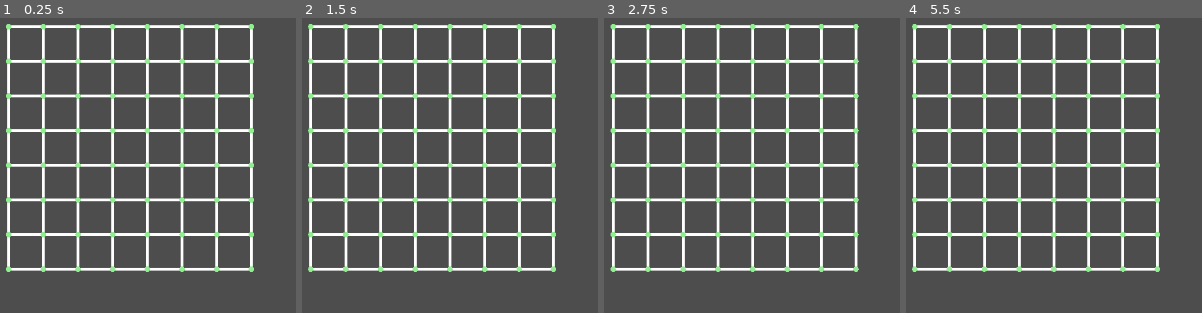
Above: before the commit, frames 1-4 (left to right).
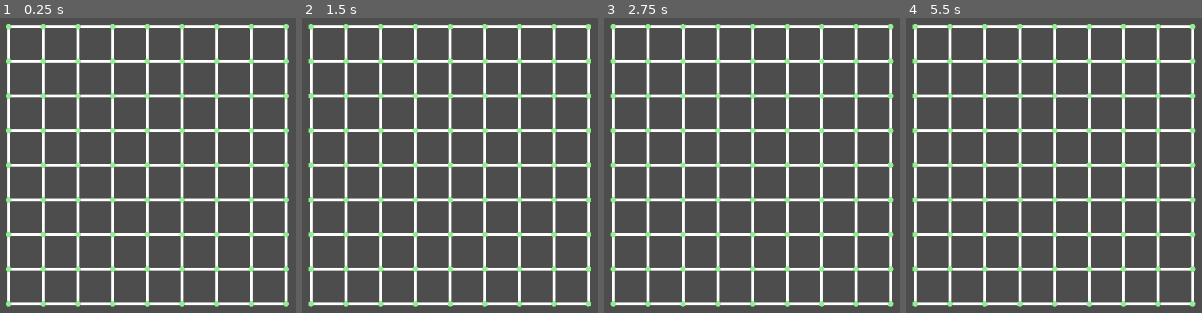
Above: after the commit, the same moments.

Repository: kennethbchen/Medical-Malpicross-Game
Game: Godot game, scene res://scenes/game.tscn
The game is run twice, just before and just after one commit, with the same random seed, the same clock (stepped at 60 frames per second) and the same inputs.
Inputs (mouse positions are in pixels of both pictures, inside the frame that each line leads up to):
- Up to frame 1 (0.25 s): no input
- Up to frame 2 (1.5 s): move the mouse to (outside the picture) at 0.52 s; move the mouse to (outside the picture) at 1.27 s
- Up to frame 3 (2.75 s): move the mouse to (834, 74) at 2.02 s
- Up to frame 4 (5.5 s): move the mouse to (1018, 259) at 2.77 s; move the mouse to (outside the picture) at 3.52 s; tap Enter at 4.25 s; move the mouse to (outside the picture) at 4.27 s; move the mouse to (1098, 171) at 5.02 s

The runs differ from the first frame. In frame 1, 4.2% of the frame differs, in the area x 2-98%, y 2-98%; in frame 2, 5.3%; in frame 3, 4.1%; in frame 4, 8.7%.

Commit message:
Started implementing puzzle boards

Diff:
--- a/scenes/game.tscn
+++ b/scenes/game.tscn
@@ -1,10 +1,16 @@
-[gd_scene load_steps=2 format=3 uid="uid://hwsx8i5h37ma"]
+[gd_scene load_steps=4 format=3 uid="uid://hwsx8i5h37ma"]
 
 [ext_resource type="Script" uid="uid://cn331p8wooovl" path="res://scripts/point_grid.gd" id="1_uwrxv"]
+[ext_resource type="Script" uid="uid://clnv3gpmlj01o" path="res://scripts/puzzle_grid.gd" id="1_yqjtg"]
+[ext_resource type="Script" uid="uid://1kiapugm7kgr" path="res://scripts/debug_commands.gd" id="3_lnu2h"]
 
 [node name="Game" type="Node2D"]
+script = ExtResource("1_yqjtg")
 
-[node name="Node2D" type="Node2D" parent="."]
+[node name="PointMassSim" type="Node2D" parent="."]
 position = Vector2(320, 65)
 script = ExtResource("1_uwrxv")
 metadata/_edit_group_ = true
+
+[node name="DebugCommands" type="Node" parent="."]
+script = ExtResource("3_lnu2h")
--- a/scripts/point_grid.gd
+++ b/scripts/point_grid.gd
@@ -1,4 +1,6 @@
 extends Node2D
+
+@export var hide_fixed: bool = true
 
 var points: Array[PointMassSim.PointMass]
 var constraints: Array[PointMassSim.SpringConstraint]
@@ -15,9 +17,9 @@
 
 var gravity = Vector2(10, 0)
 
+
 func _ready() -> void:
-
-	generate_point_grid(10, 10, 50)
+	pass
 
 func _unhandled_input(event: InputEvent) -> void:
 	if event.is_action_pressed("debug_click"):
@@ -25,7 +27,10 @@
 	elif event.is_action_released("debug_click"):
 		drag = false
 
-func generate_point_grid(columns: int, rows: int, point_distance: float):
+func generate_point_grid(point_columns: int, point_rows: int, point_distance: float):
+
+	var columns = point_columns
+	var rows = point_rows
 
 	# Create points
 	var pos = Vector2.ZERO
@@ -97,7 +102,7 @@
 
 	for i in range(len(constraints)):
 
-		if constraints[i].point_a.fixed or constraints[i].point_b.fixed:
+		if (constraints[i].point_a.fixed or constraints[i].point_b.fixed) and hide_fixed:
 			continue
 
 		var color: Color = Color.WHITE
@@ -105,7 +110,7 @@
 
 	for i in range(len(points)):
 
-		if points[i].fixed:
+		if points[i].fixed and hide_fixed:
 			continue
 
 		draw_circle(points[i].position, 4, Color.LIGHT_GREEN, 5)
--- /dev/null
+++ b/scripts/puzzle_board.gd
@@ -0,0 +1,11 @@
+extends Node2D
+
+
+# Called when the node enters the scene tree for the first time.
+func _ready() -> void:
+	pass # Replace with function body.
+
+
+# Called every frame. 'delta' is the elapsed time since the previous frame.
+func _process(delta: float) -> void:
+	pass
--- /dev/null
+++ b/scripts/puzzle_grid.gd
@@ -0,0 +1,23 @@
+extends Node2D
+
+@onready var point_mass_sim: Node2D = $PointMassSim
+
+var columns = 10
+var rows = 10
+
+# Called when the node enters the scene tree for the first time.
+func _ready() -> void:
+
+	generate_puzzle_board(8, 8)
+	pass
+
+func generate_puzzle_board(grid_columns: int, grid_rows, grid_size: float = 50):
+	# n grid columns / rows means that
+	# the point sim will have n + 3 columns / rows of points
+	# because the outer perimeter of cells is fixed to give the sim structure
+	# and don't wiggle around, so we don't count them as part of the board
+	point_mass_sim.generate_point_grid(grid_columns + 3, grid_rows + 3, 50)
+
+# Called every frame. 'delta' is the elapsed time since the previous frame.
+func _process(delta: float) -> void:
+	pass
Not shown, added: scripts/puzzle_board.gd.uid
Not shown, added: scripts/puzzle_grid.gd.uid
